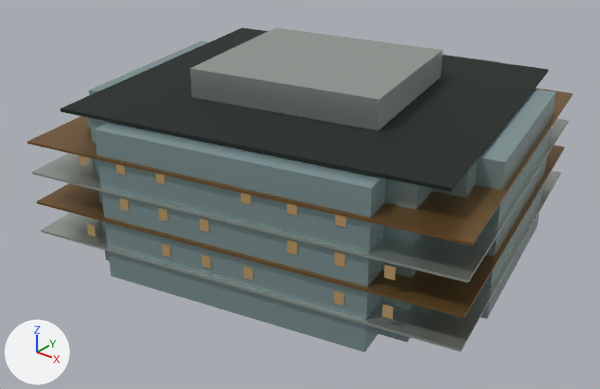
The Blender file landmarks/assets/szu-performance.blend, before and after one commit.
One viewpoint serves both versions: a 50 mm camera at (73.3, -97.0, 64.5) aimed at (-0.1, -5.3, 7.6). Every picture has the same lights, and +X, +Y and +Z are marked at lower left. The older version comes first.

The first picture shows 'crown_box', 'envelope', 'floor_bands', 'floor_bands.001', 'night_windows', 'roof_deck'.
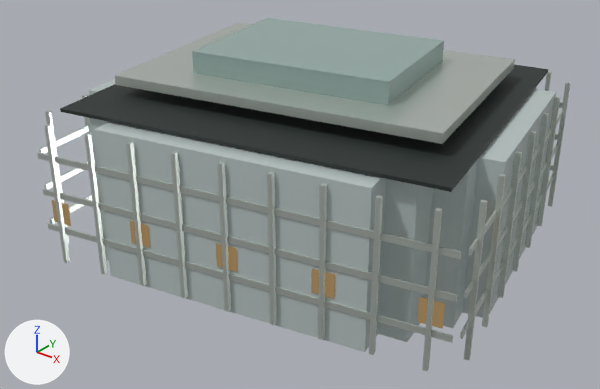
Location of each change, (x1, y1, x2, y2) in pixels of the pictures (600 x 389 px):
'envelope', recoloured, surface changed (grey to light grey): (87, 79, 556, 352) in both
'crown_box', recoloured, surface changed, reshaped (58% wider, 17% taller): before (190, 28, 443, 131); after (115, 23, 515, 144)
'floor_bands', recoloured, surface changed, reshaped: before (32, 119, 569, 352); after (37, 102, 563, 343)
'floor_bands.001', deleted: before (27, 88, 573, 318)
'fins', added: after (44, 71, 571, 371)
'crown_box.001', added: after (192, 18, 444, 106)
'night_windows', reshaped: before (78, 155, 396, 319); after (52, 200, 445, 329)
part 2 of me_floor_bands, rebuilt (not visible afterwards): before (41, 230, 461, 352)
part 3 of me_floor_bands, rebuilt (not visible afterwards): before (461, 173, 561, 351)
part 4 of me_floor_bands, rebuilt (not visible afterwards): before (32, 172, 468, 283)
part 5 of me_floor_bands, reshaped: before (33, 119, 569, 349); after (37, 102, 563, 343)

The change, as a diff of the scene's bpy script:
```diff
--- a/landmarks/assets/szu-performance.blend.py
+++ b/landmarks/assets/szu-performance.blend.py
@@ mat_glass @@
 mat_glass = principled_material('glass')
-mat_glass.base_color = (0.27, 0.381, 0.392)  # grey #8ea6a8
-mat_glass.metallic = 0.42
-mat_glass.roughness = 0.24
+mat_glass.base_color = (0.558, 0.644, 0.631)  # light grey #c5d2d0
+mat_glass.metallic = 0.22
+mat_glass.roughness = 0.16
@@ mat_metal @@
 mat_metal = principled_material('metal')
-mat_metal.base_color = (0.539, 0.591, 0.546)  # light grey #c2cac3
-mat_metal.metallic = 0.82
+mat_metal.base_color = (0.665, 0.723, 0.672)  # light grey #d5ddd6
+mat_metal.metallic = 0.72
 mat_metal.roughness = 0.3
@@ me_crown_box @@
-me_crown_box.from_pydata(...)  # 24 vertices, 6 faces; spans x -17.0..17.0, y -16.0..15.1, z 24.0..28.4
+me_crown_box.from_pydata(...)  # 24 vertices, 6 faces; spans x -27.9..28.0, y -22.5..21.6, z 25.7..27.1
+# me_crown_box part 1: the whole mesh is rebuilt
 me_crown_box.materials.append(mat_metal)
@@ me_floor_bands @@
-me_floor_bands.from_pydata(...)  # 48 vertices, 12 faces; spans x -37.7..37.8, y -35.0..34.1, z 4.6..14.6
+me_floor_bands.from_pydata(...)  # 288 vertices, 72 faces; spans x -36.9..37.0, y -34.4..33.5, z 5.3..17.7
+# me_floor_bands part 2: the loose piece of 4 vertices spanning x -26.3..37.8, y -35.0..-22.0, z 4.6..5.0 is rebuilt with 4 vertices and now spans x -25.2..36.4, y -34.4..-21.6, z 5.3
+# me_floor_bands part 3: the loose piece of 4 vertices spanning x 26.4..37.8, y -22.0..34.1, z 4.6..5.0 is rebuilt with 4 vertices and now spans x 26.0..37.0, y -20.5..32.4, z 5.3
+# me_floor_bands part 4: the loose piece of 4 vertices spanning x -26.3..37.8, y -35.0..-22.0, z 14.2..14.6 is rebuilt with 4 vertices and now spans x -25.2..36.4, y -34.4..-21.6, z 16.8
+# me_floor_bands part 5: 24 vertices removed from x -37.7..37.8, y -35.0..34.1, z 4.6..14.6; 264 vertices added at x -36.9..37.0, y -34.4..33.5, z 5.3..17.7
+# other edits to the shape of me_floor_bands do not show in these pictures
 me_floor_bands.materials.append(mat_metal)
@@ me_night_windows @@
-me_night_windows.from_pydata(...)  # 144 vertices, 36 faces; spans x -28.9..28.9, y -32.8..31.9, z 6.2..19.2
+me_night_windows.from_pydata(...)  # 40 vertices, 10 faces; spans x -35.1..35.1, y -34.1..33.2, z 6.8..10.4
+# me_night_windows part 6: the whole mesh is rebuilt
 me_night_windows.materials.append(mat_night)
@@ me_crown_box_001 @@
+me_crown_box_001.from_pydata([(12.9, 13.6, 26.8), (-17.3, 7.5, 26.8), (-12.8, -14.5, 26.8), (17.3, -8.4, 26.8), (17.3, -8.4, 26.8), (-12.8, -14.5, 26.8), (-12.8, -14.5, 30.4), (17.3, -8.4, 30.4), (-12.8, -14.5, 26.8), (-17.3, 7.5, 26.8), (-17.3, 7.5, 30.4), (-12.8, -14.5, 30.4), (-17.3, 7.5, 26.8), (12.9, 13.6, 26.8), (12.9, 13.6, 30.4), (-17.3, 7.5, 30.4), (12.9, 13.6, 26.8), (17.3, -8.4, 26.8), (17.3, -8.4, 30.4), (12.9, 13.6, 30.4), (17.3, -8.4, 30.4), (-12.8, -14.5, 30.4), (-17.3, 7.5, 30.4), (12.9, 13.6, 30.4)], [], [(0, 1, 2, 3), (4, 7, 6, 5), (8, 11, 10, 9), (12, 13, 14, 15), (16, 17, 18, 19), (20, 23, 22, 21)])
+me_crown_box_001.materials.append(mat_glass_alt)  # grey #9eb6b0
@@ ob_floor_bands_001 @@
-ob_floor_bands_001 = bpy.data.objects.new('floor_bands.001', me_floor_bands_001)
@@ ob_fins @@
+ob_fins = bpy.data.objects.new('fins', me_fins)  # 768 vertices, 192 faces; spans x -36.9..37.0, y -34.4..33.5, z 0.5..22.5; in mat_metal (light grey #d5ddd6)
+ob_fins.location = (0.0, 0.0, 0.0)
@@ ob_crown_box_001 @@
+ob_crown_box_001 = bpy.data.objects.new('crown_box.001', me_crown_box_001)
+ob_crown_box_001.location = (0.0, 0.0, 0.0)
```
